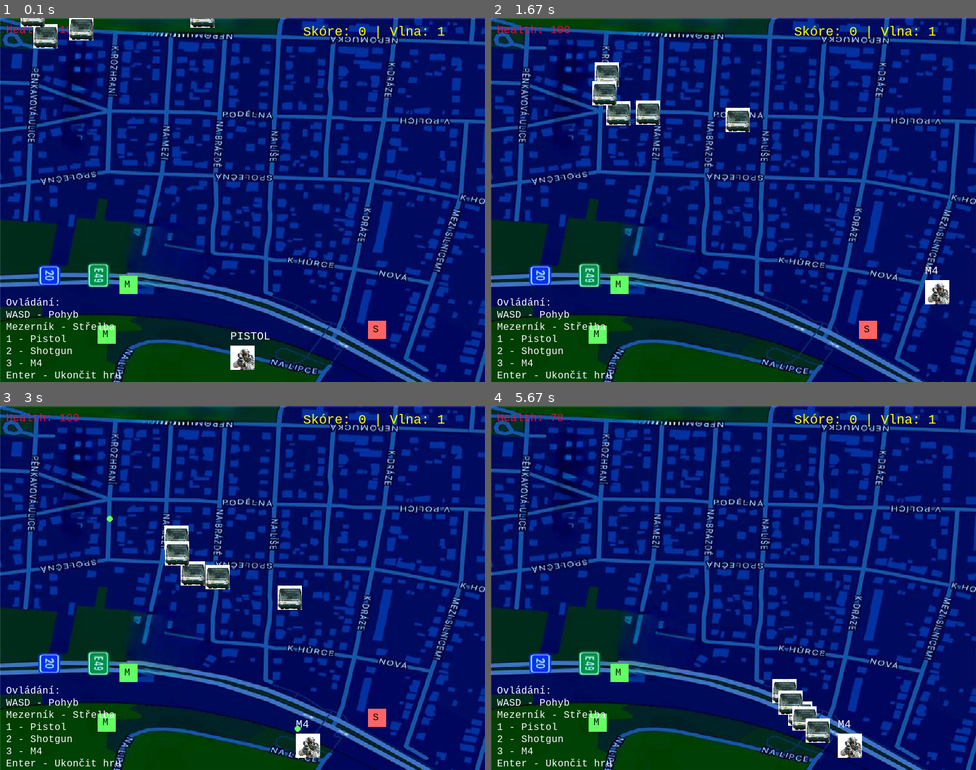
Above: before the commit, frames 1-4 (two rows, left to right).
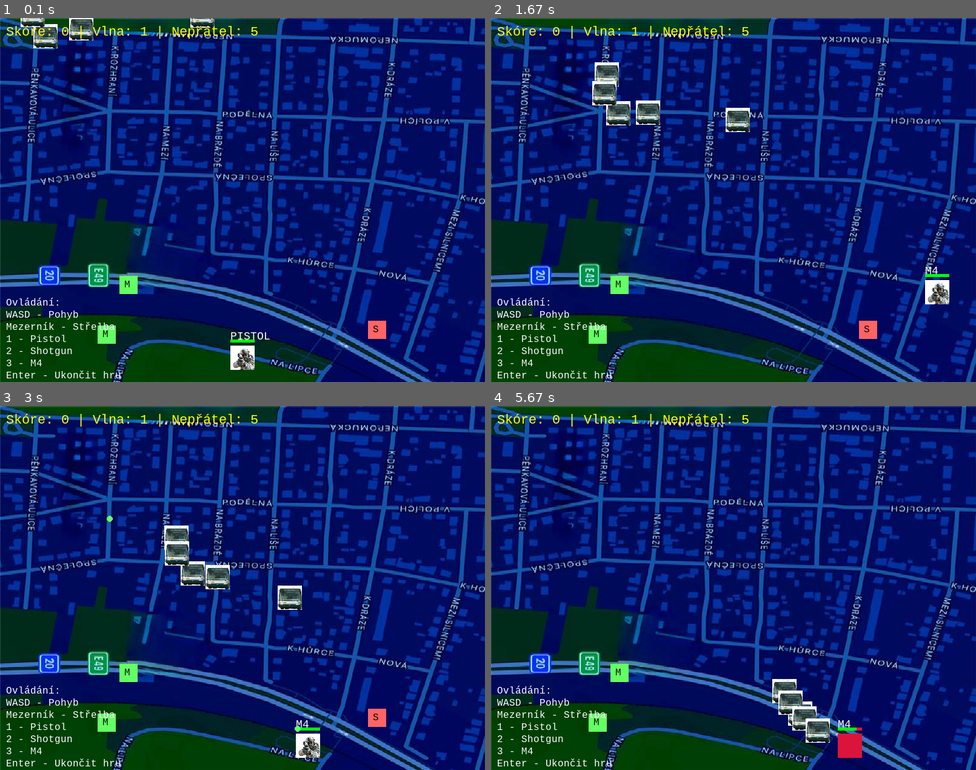
Above: after the commit, the same moments.

Repository: zabry0/BRUCNA-HOOD.PYGAME
Game: pygame game, started from main.py
Two runs of this game, one before a commit and one after it. Both use one fixed random seed, a clock stepped at 60 frames per second and the inputs below.
Inputs (mouse positions are in pixels of both pictures, inside the frame that each line leads up to):
- Up to frame 1 (0.1 s): no input
- Up to frame 2 (1.67 s): hold D 0.33-0.8 s; hold W 0.83-1.13 s; tap 3 at 0.98 s; hold D 1.17-1.63 s
- Up to frame 3 (3 s): hold A 1.67-2.2 s; tap 2 at 1.82 s; hold S 2.23-2.53 s; tap 3 at 2.38 s; tap Space at 2.57, 2.97 s; hold A from 2.9 s (still down); move the mouse to (92, 533) at 2.93 s
- Up to frame 4 (5.67 s): tap Space at 3.27, 3.4, 3.8, 4.1, 4.47, 4.87, 5.17, 5.37 s; release A at 3.3 s; hold W 3.33-3.7 s; move the mouse to (806, 460) at 3.37 s; tap 2 at 3.48, 4.95 s; hold D 3.73-4.37 s; tap 3 at 3.88, 5.45 s; hold S 4.4-4.77 s; move the mouse to (607, 453) at 4.43 s; hold A 4.8-5.27 s; move the mouse to (617, 515) at 4.83 s; hold D from 5.3 s (still down)

The runs differ from the first frame. In frame 1, 0.6% of the frame differs, in the area x 1-92%, y 2-90%; in frame 2, 0.7%; in frame 3, 0.7%; in frame 4, 1.0%, in the area x 1-92%, y 2-97%.

Commit message:
Update main.py

Diff:
--- a/main.py
+++ b/main.py
@@ -60,6 +60,7 @@
         self.current_weapon = "pistol"
         self.last_shot_time = 0
         self.health = 100
+        self.damage_timer = 0
 
     def move(self, keys):
         if keys[pygame.K_w] and self.rect.top > 0:
@@ -102,13 +103,19 @@
                 bullets.append(Bullet(cx, cy, dx, dy, w["damage"], w["color"]))
 
     def draw(self, surface):
-        if player_img:
+        color_overlay = RED if self.damage_timer > 0 else GREEN
+        if player_img and self.damage_timer <= 0:
             surface.blit(player_img, self.rect.topleft)
         else:
-            pygame.draw.rect(surface, GREEN, self.rect)
+            pygame.draw.rect(surface, color_overlay, self.rect)
+
+        # Health bar
+        health_bar_width = 40
+        pygame.draw.rect(surface, RED, (self.rect.x, self.rect.y - 10, health_bar_width, 5))
+        pygame.draw.rect(surface, GREEN, (self.rect.x, self.rect.y - 10, max(0, int((self.health / 100) * health_bar_width)), 5))
+
         font = pygame.font.SysFont("Consolas", 20)
         surface.blit(font.render(self.current_weapon.upper(), True, WHITE), (self.rect.x, self.rect.y - 25))
-        surface.blit(font.render(f"Health: {self.health}", True, RED), (10, 10))
 
 class Enemy:
     def __init__(self, x, y):
@@ -133,7 +140,7 @@
     def __init__(self):
         self.rect = pygame.Rect(WIDTH//2 - 50, 50, 100, 100)
         self.health = 300
-        self.speed = 1.5
+        self.speed = 6
 
     def move_towards(self, target_rect):
         dx, dy = target_rect.centerx - self.rect.centerx, target_rect.centery - self.rect.centery
@@ -187,6 +194,7 @@
         font = pygame.font.SysFont("Consolas", 18)
         text = font.render(self.weapon_type[0].upper(), True, BLACK)
         surface.blit(text, (self.x + 8, self.y + 5))
+
 
 def spawn_enemies(num):
     return [Enemy(random.randint(0, WIDTH - 40), random.randint(-100, 0)) for _ in range(num)]
@@ -228,6 +236,7 @@
 
         if not game_over and not game_won:
             player.move(keys)
+
             for bullet in bullets[:]:
                 bullet.update()
                 if bullet.off_screen():
@@ -252,6 +261,7 @@
                     score += 10
                 if enemy.rect.colliderect(player.rect):
                     player.health -= 1
+                    player.damage_timer = 10
                     if player.health <= 0:
                         game_over = True
 
@@ -267,6 +277,7 @@
                     score += 100
                 elif boss.rect.colliderect(player.rect):
                     player.health -= 2
+                    player.damage_timer = 10
                     if player.health <= 0:
                         game_over = True
                 if boss:
@@ -285,7 +296,8 @@
             for pickup in pickups:
                 pickup.draw(screen)
 
-            screen.blit(font.render(f"Skóre: {score} | Vlna: {wave}", True, YELLOW), (WIDTH - 300, 10))
+            wave_info = f"Skóre: {score} | Vlna: {wave} | Nepřátel: {len(enemies) + (1 if boss else 0)}"
+            screen.blit(font.render(wave_info, True, YELLOW), (10, 10))
 
             instructions = [
                 "Ovládání:",
@@ -299,8 +311,11 @@
             for i, line in enumerate(instructions):
                 screen.blit(small_font.render(line, True, WHITE), (10, HEIGHT - 20 * (len(instructions) - i)))
 
+            if player.damage_timer > 0:
+                player.damage_timer -= 1
+
         else:
-            msg = font.render("GAME OVER" if game_over else "VYHRÁL JSI!", True, RED if game_over else GREEN)
+            msg = font.render("GAME OVER" if game_over else "Porazil jsi Zábryho jsi novým majitelem Bručné!", True, RED if game_over else GREEN)
             screen.fill(BLACK)
             screen.blit(msg, (WIDTH//2 - msg.get_width()//2, HEIGHT//2 - 40))
             screen.blit(font.render(f"Skóre: {score}", True, WHITE), (WIDTH//2 - 50, HEIGHT//2))
